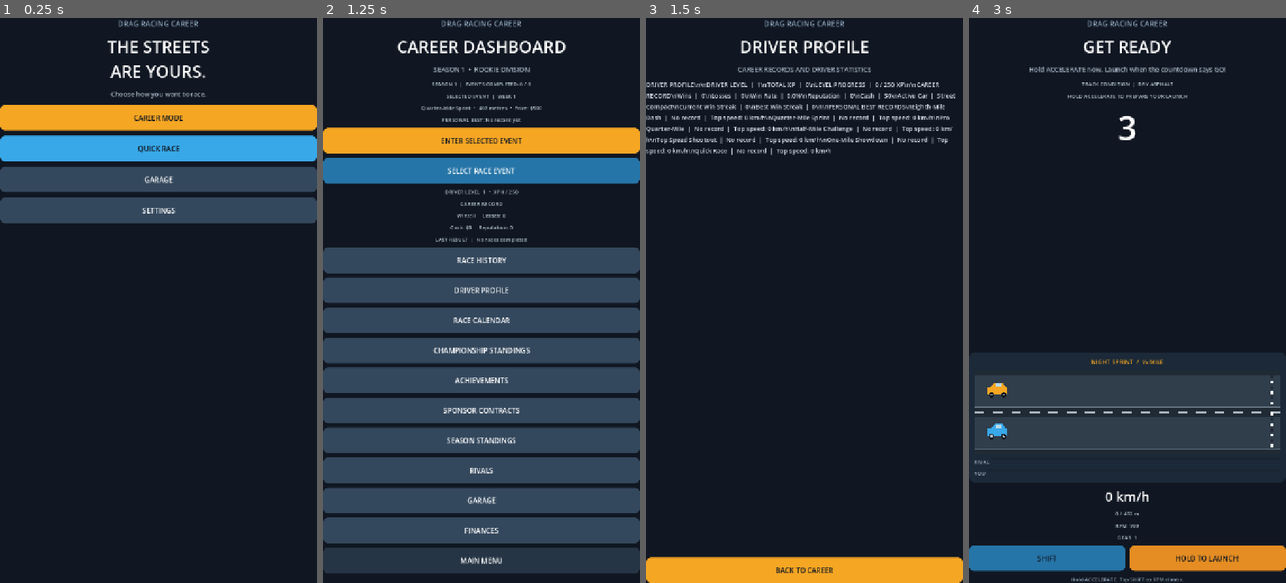
Above: before the commit, frames 1-4 (left to right).
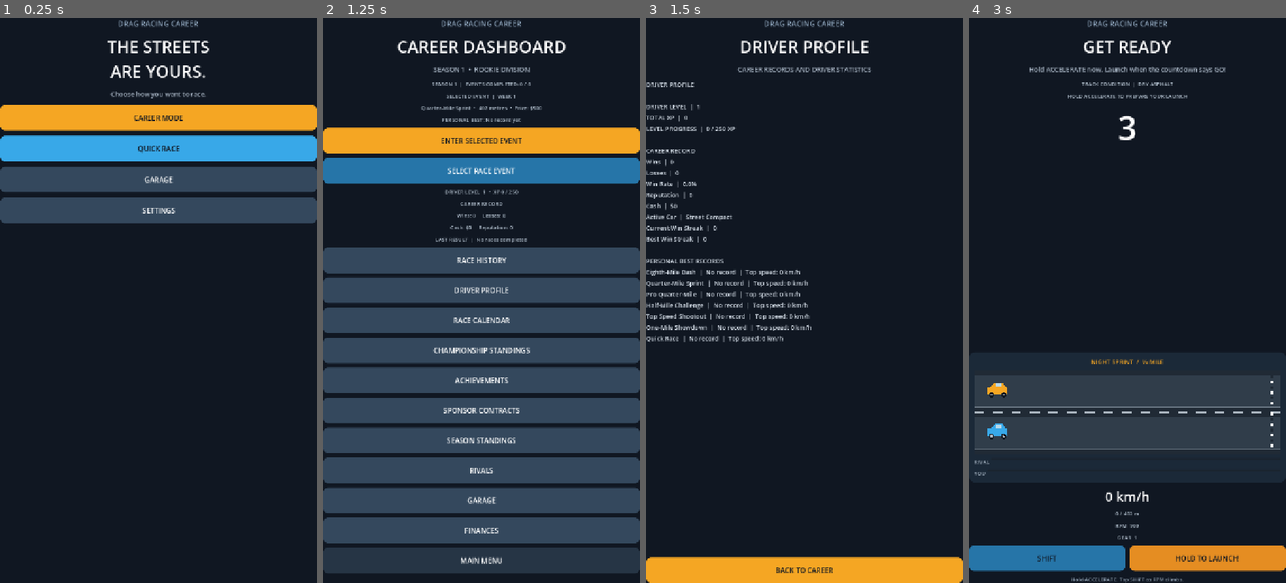
Above: after the commit, the same moments.

Repository: gleeshyyy/-Drag-Racing-Career
Game: Godot game, scene res://main.tscn
Same seed, same stepped clock (60 frames per second), same inputs: the game is played once before the commit and once after it.
Inputs:
- Up to frame 1 (0.25 s): no input
- Up to frame 2 (1.25 s): click "CAREER MODE" at 0.5 s
- Up to frame 3 (1.5 s): click "DRIVER PROFILE" at 1.25 s
- Up to frame 4 (3 s): click "BACK TO CAREER" at 2 s; click "ENTER SELECTED EVENT" at 2.75 s

Frames 1-2 are identical in both runs. In frame 3, 5.8% of the frame differs, in the area x 0-98%, y 11-58%; in frame 4, nothing differs.

Commit message:
Fix driver profile line breaks

Diff:
--- a/main.gd
+++ b/main.gd
@@ -666,20 +666,20 @@
 	var win_rate := 0.0
 	if total_races > 0:
 		win_rate = float(career_wins) * 100.0 / float(total_races)
-	var body := "DRIVER PROFILE\\n\\n"
-	body += "DRIVER LEVEL  |  %d\\n" % _driver_level()
-	body += "TOTAL XP  |  %d\\n" % career_xp
-	body += "LEVEL PROGRESS  |  %d / 250 XP\\n\\n" % (career_xp % 250)
-	body += "CAREER RECORD\\n"
-	body += "Wins  |  %d\\nLosses  |  %d\\nWin Rate  |  %.1f%%\\n" % [career_wins, career_losses, win_rate]
-	body += "Reputation  |  %d\\nCash  |  $%s\\nActive Car  |  %s\\n" % [career_reputation, str(career_cash), active_car]
-	body += "Current Win Streak  |  %d\\nBest Win Streak  |  %d\\n\\n" % [current_win_streak, best_win_streak]
-	body += "PERSONAL BEST RECORDS\\n"
+	var body := "DRIVER PROFILE\n\n"
+	body += "DRIVER LEVEL  |  %d\n" % _driver_level()
+	body += "TOTAL XP  |  %d\n" % career_xp
+	body += "LEVEL PROGRESS  |  %d / 250 XP\n\n" % (career_xp % 250)
+	body += "CAREER RECORD\n"
+	body += "Wins  |  %d\nLosses  |  %d\nWin Rate  |  %.1f%%\n" % [career_wins, career_losses, win_rate]
+	body += "Reputation  |  %d\nCash  |  $%s\nActive Car  |  %s\n" % [career_reputation, str(career_cash), active_car]
+	body += "Current Win Streak  |  %d\nBest Win Streak  |  %d\n\n" % [current_win_streak, best_win_streak]
+	body += "PERSONAL BEST RECORDS\n"
 	for event in _event_catalog():
 		var event_id := str(event["id"])
 		var best := float(personal_bests.get(event_id, 0.0))
 		var top_speed := float(personal_top_speeds.get(event_id, 0.0))
-		body += "%s  |  %s  |  Top speed: %d km/h\\n" % [str(event["name"]), "%.2f sec" % best if best > 0.0 else "No record", int(top_speed)]
+		body += "%s  |  %s  |  Top speed: %d km/h\n" % [str(event["name"]), "%.2f sec" % best if best > 0.0 else "No record", int(top_speed)]
 	var quick_best := float(personal_bests.get("quick_402", 0.0))
 	var quick_top_speed := float(personal_top_speeds.get("quick_402", 0.0))
 	body += "Quick Race  |  %s  |  Top speed: %d km/h" % ["%.2f sec" % quick_best if quick_best > 0.0 else "No record", int(quick_top_speed)]
